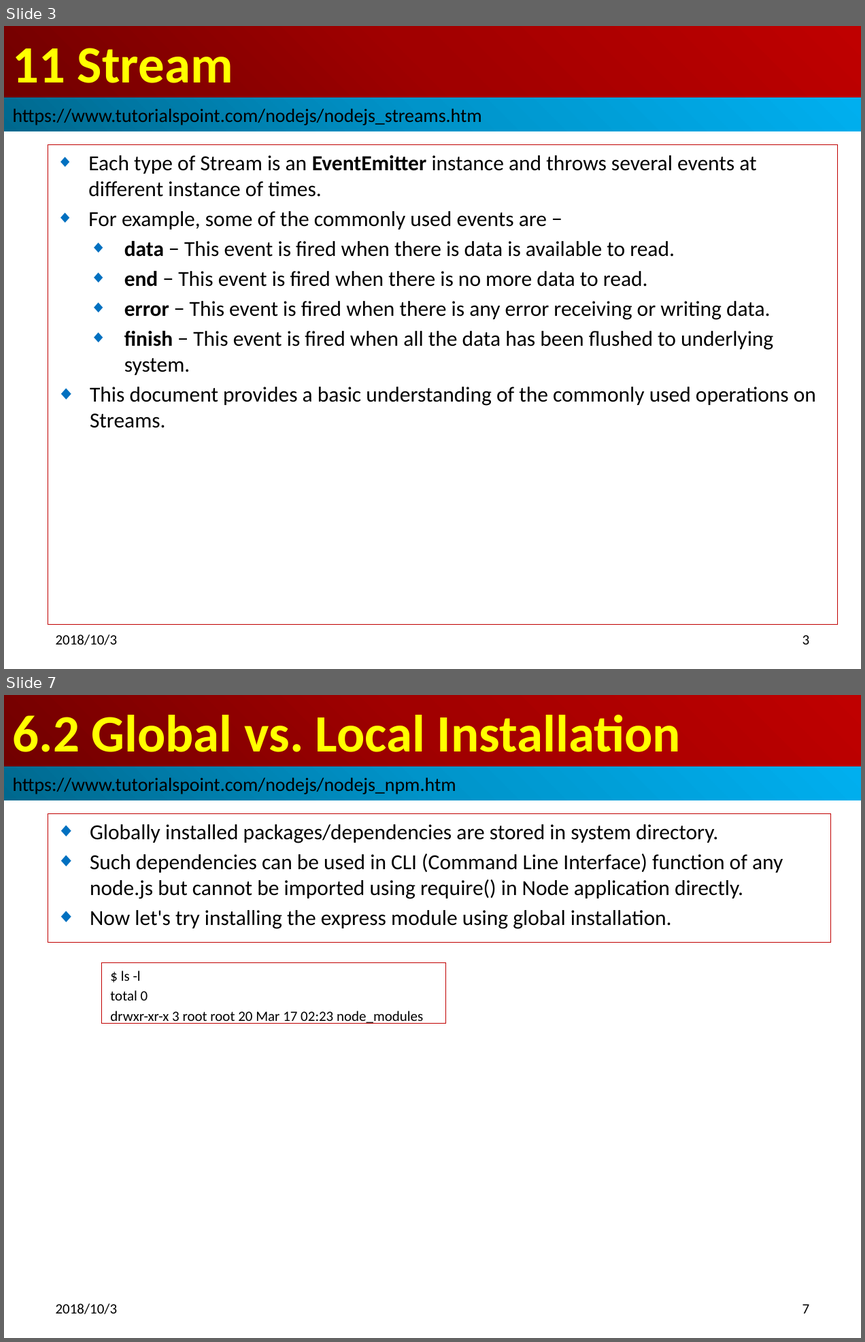
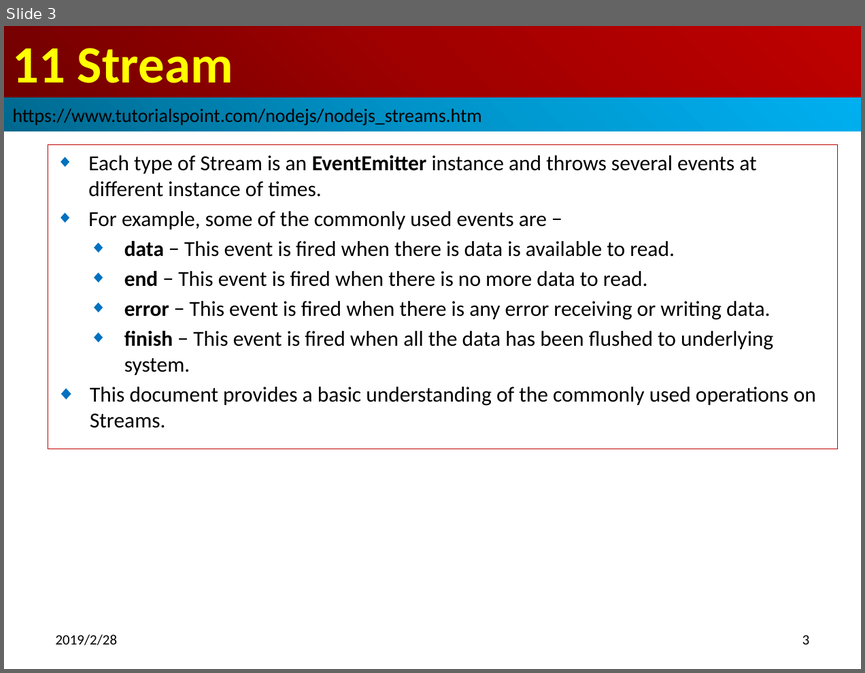
Before and after one commit to peterhchen/100-nodejs-basic, a slide deck: 15_Ch11_Stream.pptx. Shown one above the other, each under a label of ours: slides 3 and 7 before the commit, slide 3 after it; the slides between them are not shown. The pictures are 865x1342 and 865x673 pixels, drawn with LibreOffice and Linux fonts; fonts in the diff are those of the drawing. Boxes give left, top, right and bottom in pixels: in the first picture for what was removed or moved away, otherwise in the second. Text is boxed around its words. In the diff, an @@ line names an element or a change of style, - is before the commit and + after.

```diff
--- a/15_Ch11_Stream.pptx
+++ b/15_Ch11_Stream.pptx
@@ slide 7 removed at bbox=[4, 695, 861, 1338], background #FFFFFF @@
@@ title removed at bbox=[4, 695, 861, 767] @@
-6.2 Global vs. Local Installation
@@ rectangle removed at bbox=[4, 767, 861, 800] @@
-https://www.tutorialspoint.com/nodejs/nodejs_npm.htm
@@ subtitle removed at bbox=[48, 814, 830, 943] @@
-◆ Globally installed packages/dependencies are stored in system directory.
-◆ Such dependencies can be used in CLI (Command Line Interface) function of any node.js but cannot be imported using require() in Node application directly.
-◆ Now let's try installing the express module using global installation.
@@ rectangle removed at bbox=[102, 962, 446, 1023] @@
-$ ls -l
-total 0
-drwxr-xr-x 3 root root 20 Mar 17 02:23 node_modules
@@ text removed at bbox=[56, 1303, 118, 1314] @@
-2018/10/3
@@ page number removed at bbox=[802, 1304, 810, 1313] @@
-7
@@ slide 3 changed as well @@
@@ subtitle "Each type of Stream is ...": place and size @@
-subtitle "Each type of Stream is ..." at bbox=[48, 145, 837, 624]
+subtitle "Each type of Stream is ..." at bbox=[48, 145, 837, 448]
@@ text at bbox=[56, 634, 118, 645]: text changed @@
-2018/10/3
+2019/2/28
```
Also in this commit, not shown: 4 other slides changed, 7 slides added, 2 other slides removed, 6 other files.
